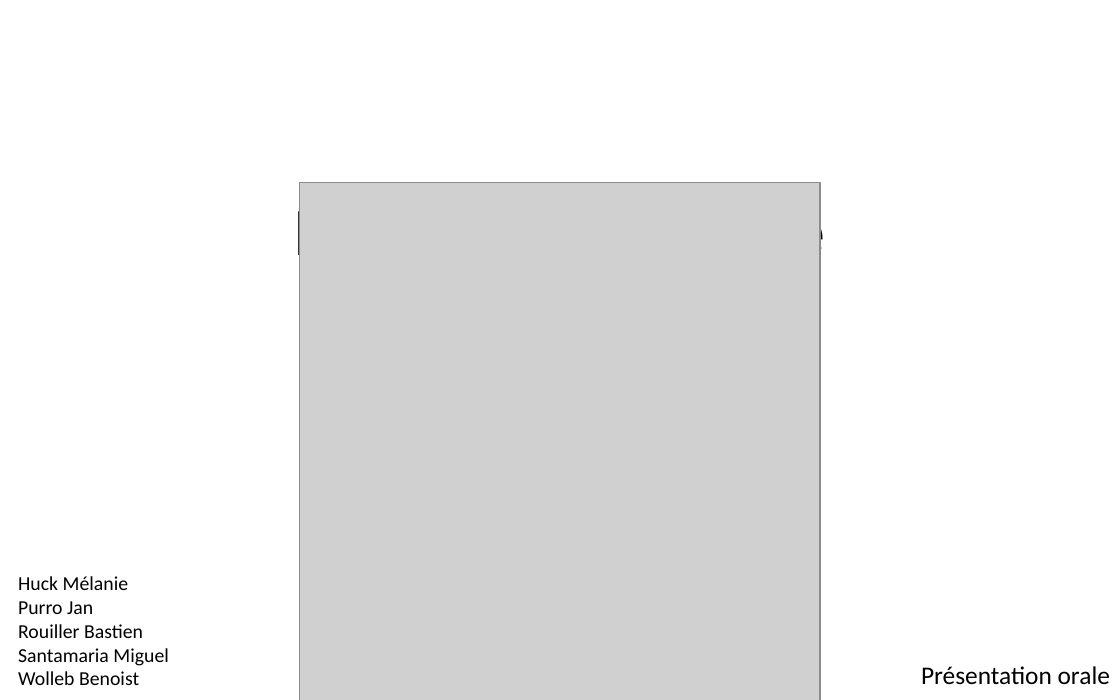
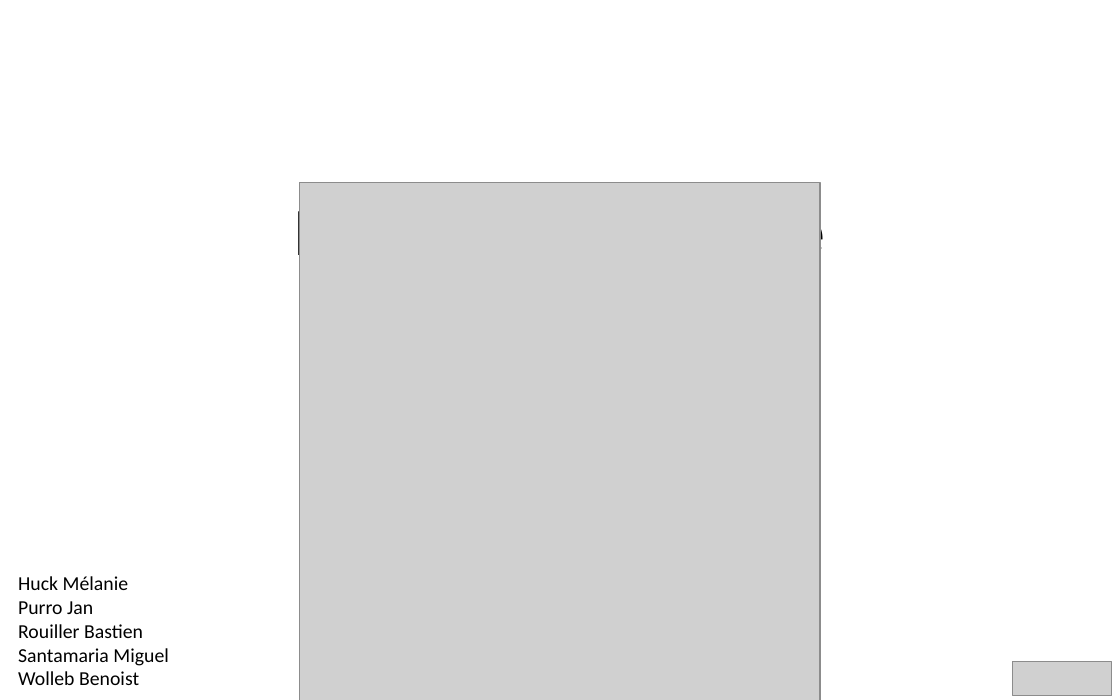
Before and after one commit to edri/ProjetChat2015, a slide deck: slide 1 of Documentation/Présentation/Projet de semestre.pptx. Drawn at 1120x700 pixels with LibreOffice and Linux fonts; fonts in the diff are those of the drawing; grey boxes stand for pictures; background and template pictures are left out. Boxes give left, top, right and bottom in pixels: in the first picture for what was removed or moved away, otherwise in the second. Text is boxed around its words. In the diff, an @@ line names an element or a change of style, - is before the commit and + after.

```diff
--- a/Documentation/Présentation/Projet de semestre.pptx
+++ b/Documentation/Présentation/Projet de semestre.pptx
@@ text removed at <box>921,666,1110,685</box> @@
-Présentation orale
@@ picture added at <box>1013,663,1113,696</box> @@
```
Also in this commit, not shown: 8 other slides changed, 1 slide added, 3 other files.
